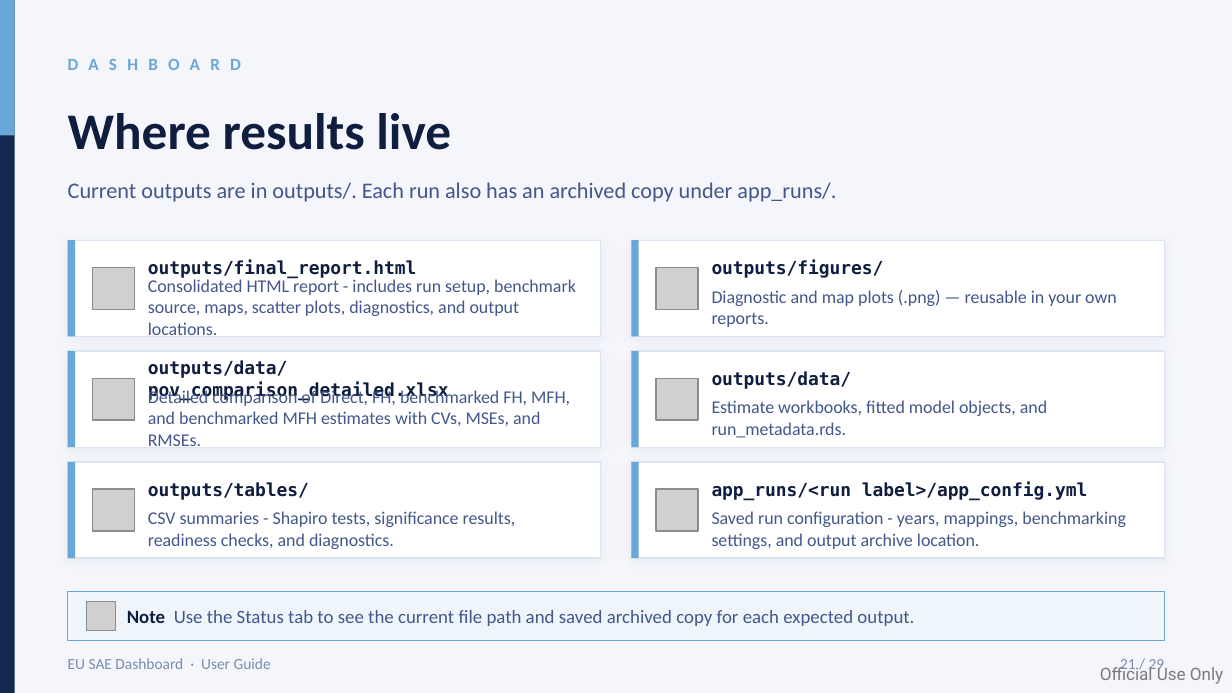
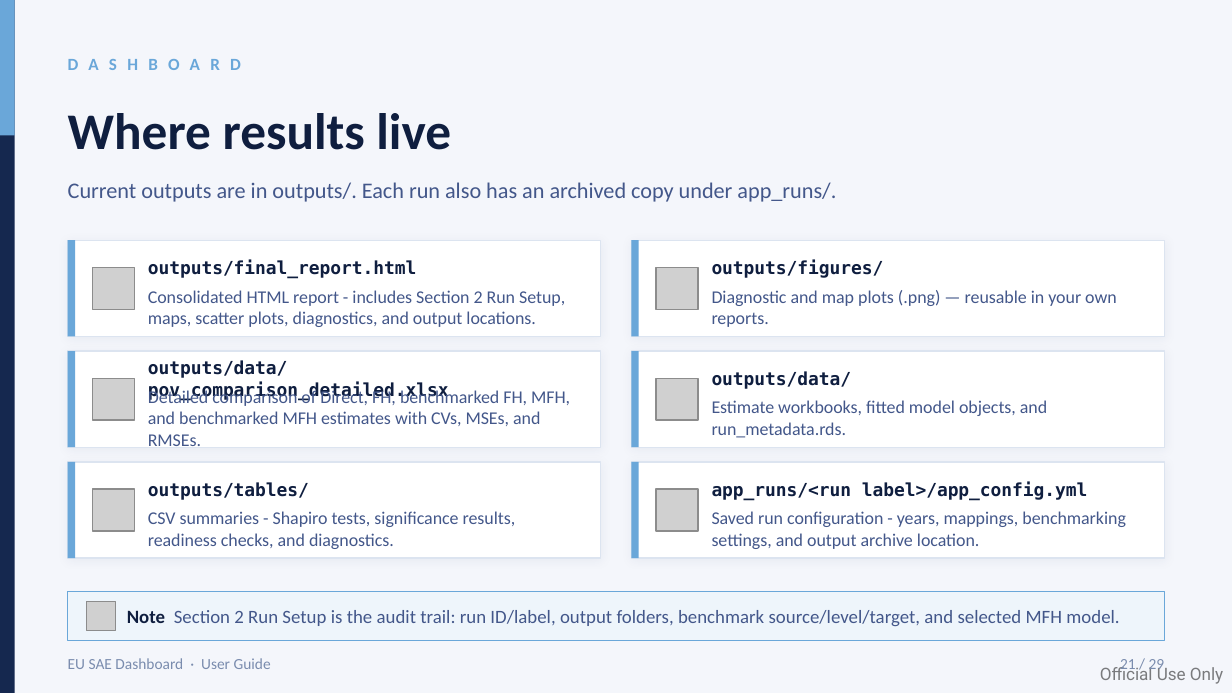
Before and after one commit to Noboyoshida227/EU_SAE_application_package, a slide deck: slide 21 of instructions/EU_SAE_User_Guide_Dashboard_v2.pptx. Drawn at 1232x693 pixels with LibreOffice and Linux fonts; fonts in the diff are those of the drawing; grey boxes stand for pictures. Boxes give left, top, right and bottom in pixels: in the first picture for what was removed or moved away, otherwise in the second. Text is boxed around its words. In the diff, an @@ line names an element or a change of style, - is before the commit and + after.

Commit message:
Update EU_SAE instructions and dashboard guide
Regenerate and update documentation files: instructions/EU_SAE_Download_Instructions.pdf had metadata and binary stream changes (updated CreationDate/ModDate, adjusted object stream lengths, xref offsets and file ID) — likely a ReportLab regeneration. instructions/EU_SAE_User_Guide_Dashboard_v2.pptx was replaced/updated (binary changes).

```diff
--- a/instructions/EU_SAE_User_Guide_Dashboard_v2.pptx
+++ b/instructions/EU_SAE_User_Guide_Dashboard_v2.pptx
@@ text at box(148, 290, 565, 327): text changed @@
-Consolidated HTML report - includes run setup, benchmark source, maps, scatter plots, diagnostics, and output locations.
+Consolidated HTML report - includes Section 2 Run Setup, maps, scatter plots, diagnostics, and output locations.
@@ text at box(127, 610, 1119, 626): text changed @@
-Note Use the Status tab to see the current file path and saved archived copy for each expected output.
+Note Section 2 Run Setup is the audit trail: run ID/label, output folders, benchmark source/level/target, and selected MFH model.
```
Also in this commit, not shown: 1 other file.
